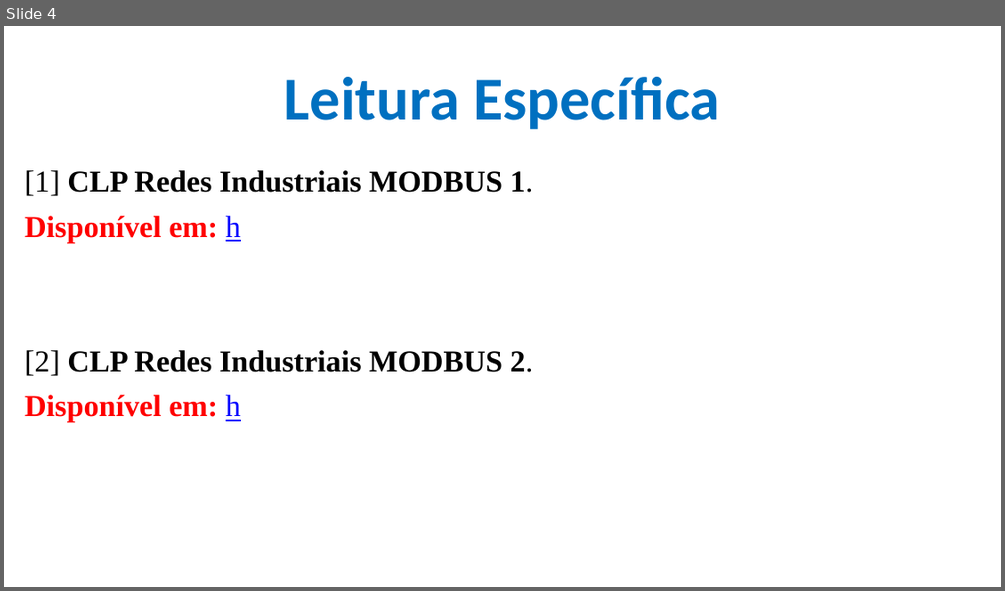
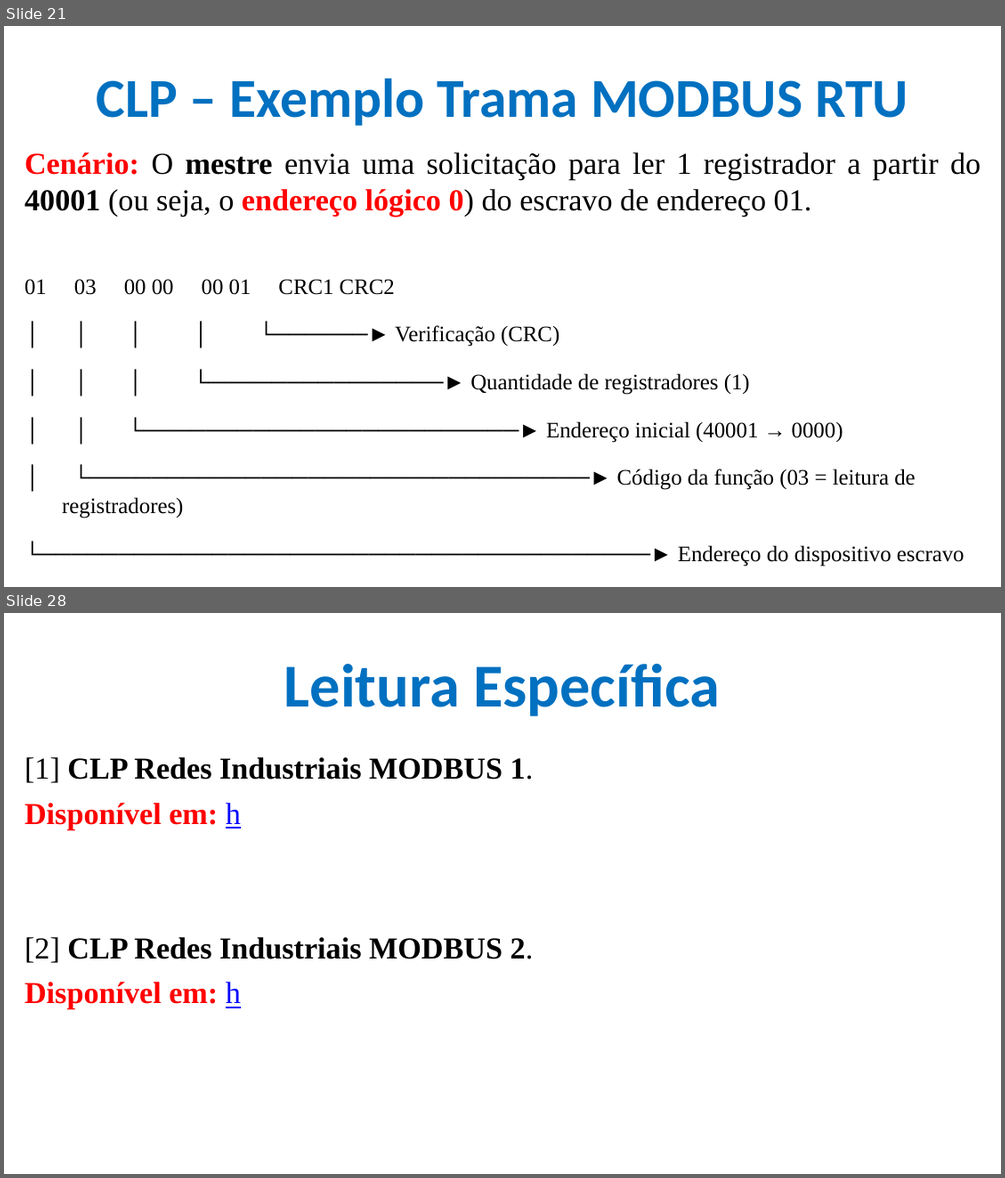
Before and after one commit to CloudEducationBrazil/WydenUniRuyControladoresLogicosProgCLP, a slide deck: 01 Classes/Aula6 - CLP - Redes Industriais MODBUS.pptx. Shown one above the other, each under a label of ours: slide 4 before the commit, slides 21 and 28 after it; the slides between them are not shown. The pictures are 1005x591 and 1005x1178 pixels, drawn with LibreOffice and Linux fonts; fonts in the diff are those of the drawing; background and template pictures are left out. Boxes give left, top, right and bottom in pixels: in the first picture for what was removed or moved away, otherwise in the second. Text is boxed around its words. In the diff, an @@ line names an element or a change of style, - is before the commit and + after.

```diff
--- a/01 Classes/Aula6 - CLP - Redes Industriais MODBUS.pptx
+++ b/01 Classes/Aula6 - CLP - Redes Industriais MODBUS.pptx
@@ slide 21 added at box(4, 26, 1001, 587), background picture (left out) @@
@@ title added at box(97, 78, 908, 126), 39.6 pt, text #0070C0, bold @@
+CLP – Exemplo Trama MODBUS RTU
@@ text added at box(24, 152, 980, 566), 16 pt, text #000000 @@
+Cenário: O mestre envia uma solicitação para ler 1 registrador a partir do 40001 (ou seja, o endereço lógico 0) do escravo de endereço 01.
+01 03 00 00 00 01 CRC1 CRC2
+│ │ │ │ └──────► Verificação (CRC)
+│ │ │ └───────────────► Quantidade de registradores (1)
+│ │ └────────────────────────► Endereço inicial (40001 → 0000)
+│ └────────────────────────────────► Código da função (03 = leitura de registradores)
+└───────────────────────────────────────► Endereço do dispositivo escravo
@@ what was slide 4 is now slide 28 @@
```
Also in this commit, not shown: 2 slides changed, 23 other slides added.
